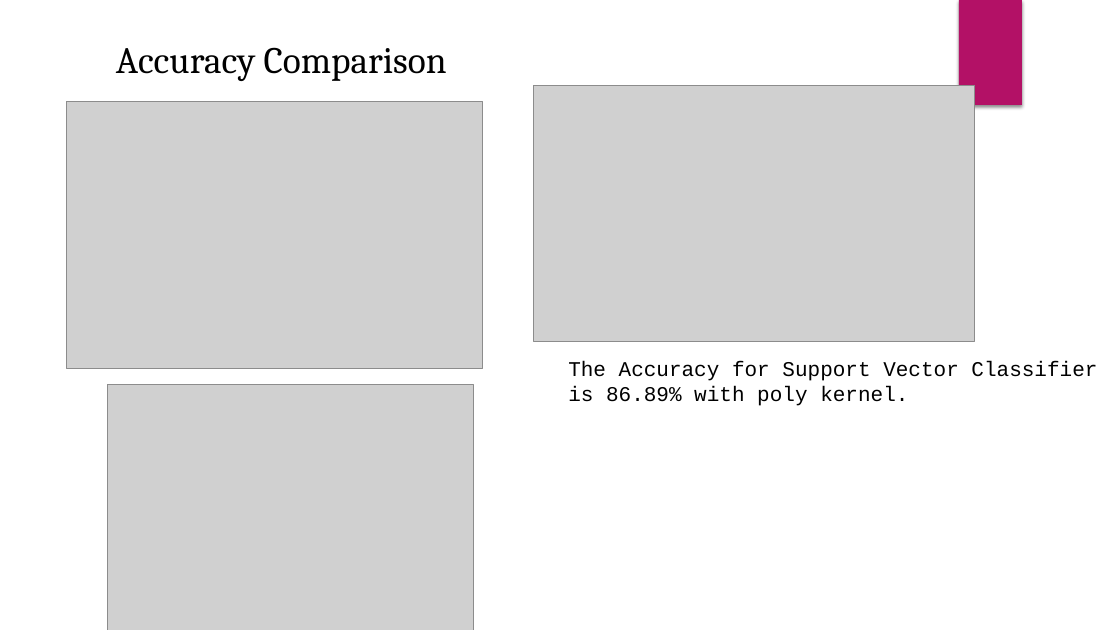
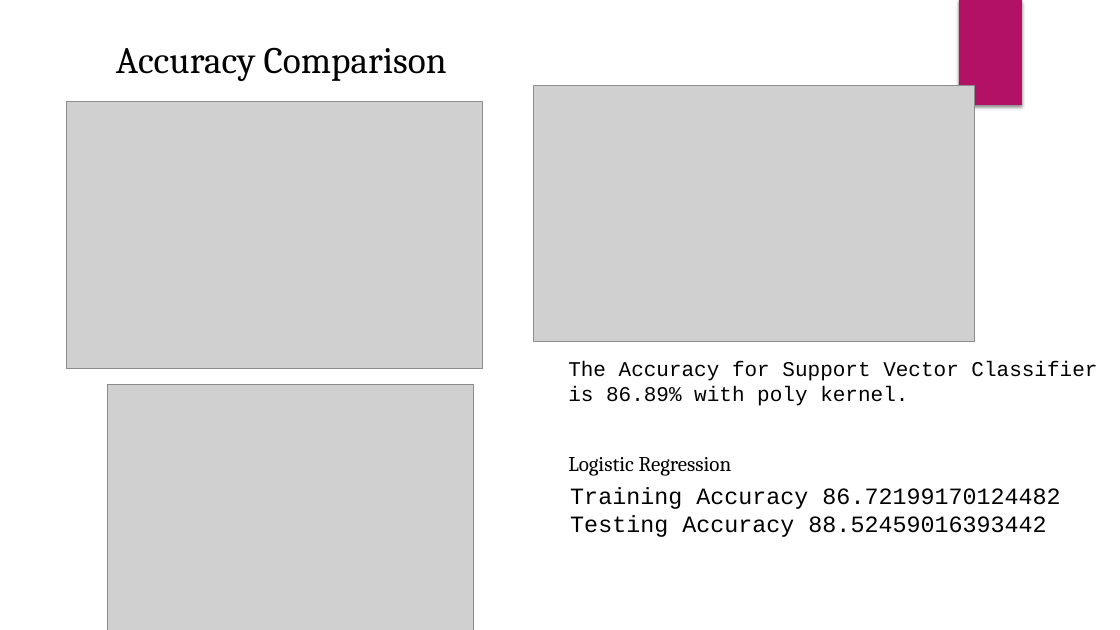
Before and after one commit to jahidkhandaker/HeartDiseasePrediction, a slide deck: slide 16 of RezowanaAkter/FinalPresentationCSE465.pptx. Drawn at 1120x630 pixels with LibreOffice and Linux fonts; fonts in the diff are those of the drawing; grey boxes stand for pictures. Boxes give left, top, right and bottom in pixels: in the first picture for what was removed or moved away, otherwise in the second. Text is boxed around its words. In the diff, an @@ line names an element or a change of style, - is before the commit and + after.

```diff
--- a/RezowanaAkter/FinalPresentationCSE465.pptx
+++ b/RezowanaAkter/FinalPresentationCSE465.pptx
@@ text added at bbox=[568, 457, 732, 476], 18 pt, text #000000 @@
+Logistic Regression
@@ text added at bbox=[570, 487, 1060, 537], 20 pt, text #000000 @@
+Training Accuracy 86.72199170124482
+Testing Accuracy 88.52459016393442
```
Also in this commit, not shown: 1 other slide changed.
